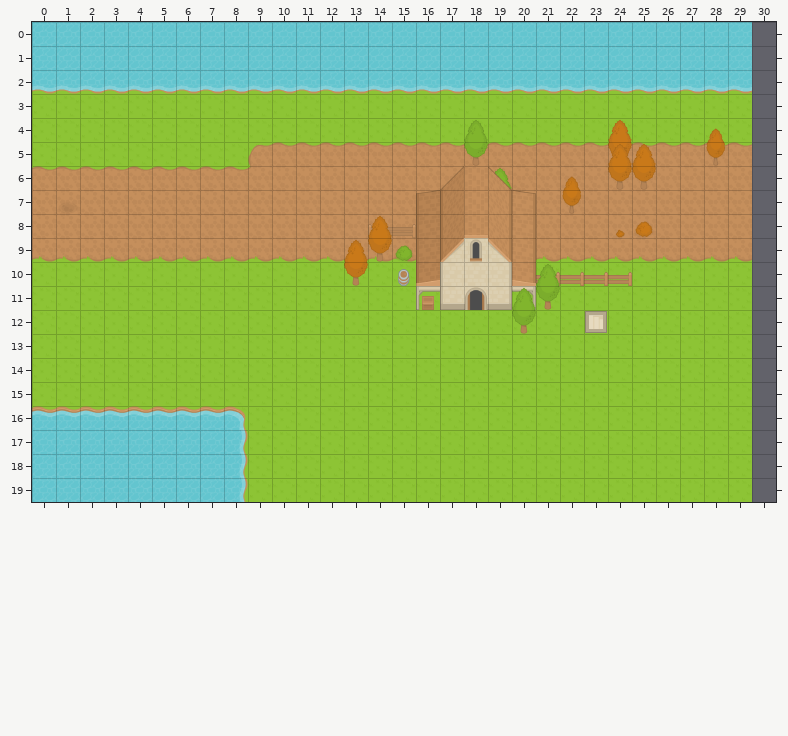
Tiled map -- assets/maps/city.tmx. Above: the version before the commit.
Cells are 64x64 px. Shown: x 0..30, y 0..19.
After:
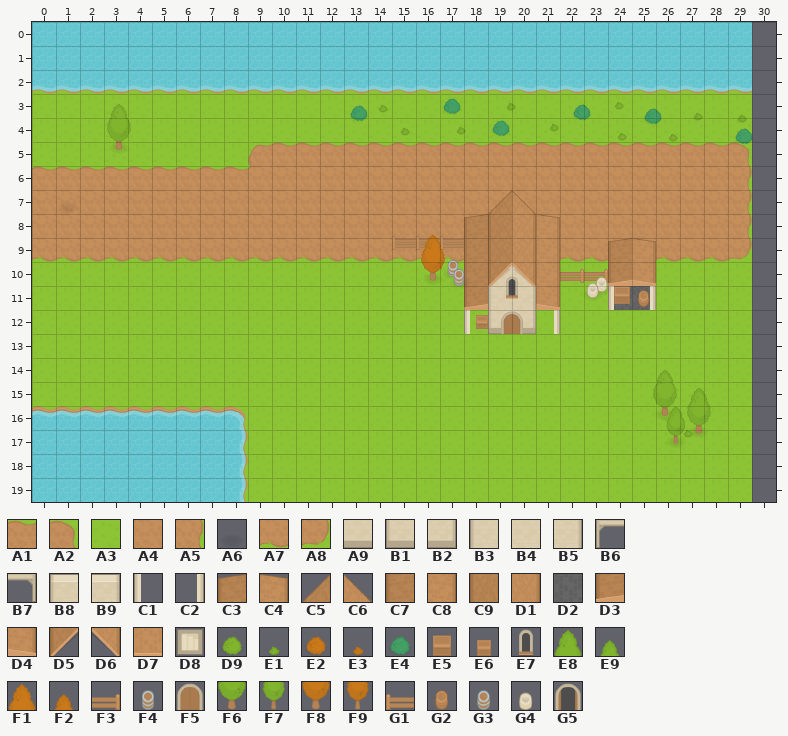
Key: from "rpg": A1 6, A2 7, A3 21, A4 26, A5 27, A6 35, A7 46, A8 47, A9 60, B1 61, B2 63, B3 64, B4 65, B5 66, B6 67, B7 68, B8 84, B9 86, C1 107, C2 108, C3 120, C4 121, C5 122, C6 123, C7 140, C8 141, C9 142, D1 143, D2 154, D3 160, D4 161, D5 162, D6 163, D7 165, D8 168, D9 180, E1 181, E2 182, E3 183, E4 184, E5 188, E6 189, E7 190, E8 200, E9 201, F1 202, F2 203, F3 207, F4 209, F5 214, F6 220, F7 221, F8 222, F9 223, G1 227, G2 228, G3 229, G4 248, G5 254.
__ is an empty cell.
Objects are placed by their top-left corner, in cells (3,4 is the top-left corner of cell 3,4); size is 1x1 cell unless given.
Tiles replaced or removed in this view: A1, A3, A4, A7, A9, B1, B2, B3, B4, B5, B6, B7, C3, C4, C5, C6, C7, C9, D1, D3, D4, D5, D6, D7, D8, D9, E2, E3, E6, E7, E8, F1, F2, F3, F6, F8, F9, G1, G3, G5.
Tiles of an added or newly shown layer are drawn over the layers below it.
Commit message: Added Shadows under Trees
The exact change:
Changed rows in their new state; .. is an unchanged cell.
Layer "background" (removed):
first column x 13:
 4 .. .. .. .. .. __ .. .. .. .. .. __ .. .. .. __ ..
 5 .. .. .. .. .. __ .. .. .. .. .. __ __ .. .. __ __
 6 .. .. .. .. __ .. __ .. .. __ .. __ __ .. .. .. __
 7 .. .. .. __ .. .. .. __ .. __ .. .. .. .. .. .. __
 8 .. __ __ .. .. .. .. .. __ .. .. __ __ .. .. .. __
 9 __ __ __ .. .. .. .. .. __ .. .. __ __ .. .. .. __
10 __ .. __ .. .. .. .. .. __ __ __ __ __ .. .. .. ..
11 .. .. .. __ .. .. .. __ __ .. .. __ __ .. .. .. ..
12 .. .. .. .. .. __ __ __ __ .. __ .. .. .. .. .. ..
Layer "underPhysical" (removed):
first column x 14:
 5 .. .. .. .. __ .. .. .. .. .. __
 8 __ .. .. .. .. .. .. .. .. .. ..
10 .. __ .. .. .. .. .. __ .. .. ..
11 .. .. __ .. .. .. __ .. .. .. ..
12 .. .. .. .. .. .. .. .. .. __ ..
Layer "physical" (removed):
first column x 13:
 4 .. .. .. .. .. __ .. .. .. .. .. __ .. .. .. __
 5 .. .. .. .. .. .. .. .. .. .. .. __ __ .. .. __
 6 .. .. .. .. .. .. __ .. .. __ .. __ __ .. .. ..
 7 .. .. .. .. .. .. .. .. .. __ .. .. .. .. .. ..
 8 .. __ __ .. .. .. .. .. .. .. .. __ __ .. .. ..
 9 __ __ __ .. __ __ __ .. .. .. .. .. .. .. .. ..
10 __ .. .. .. __ __ __ .. __ __ __ __ .. .. .. ..
11 .. .. .. __ __ __ __ __ __ .. .. .. .. .. .. ..
12 .. .. .. .. .. .. .. __ .. .. .. .. .. .. .. ..
Layer "top" (removed):
first column x 16:
 6 .. __ .. __ ..
 7 __ __ .. __ __
 8 __ __ __ __ ..
 9 __ __ __ __ ..
10 __ .. .. .. __
11 .. .. __ .. ..
Layer "base" (added):
first column x 13:
 4 .. .. .. .. .. A3 .. .. .. .. .. A3 .. .. .. A3 ..
 5 .. .. .. .. .. A1 .. .. .. .. .. A1 A1 .. .. A1 A2
 6 .. .. .. .. A4 .. A4 .. .. A4 .. A4 A4 .. .. .. A5
 7 .. .. .. A4 A4 .. A4 A4 .. A4 .. .. .. .. .. .. A5
 8 .. A4 A4 A4 A4 A4 .. .. A4 .. .. A4 A4 .. .. .. A5
 9 A7 A7 A7 A7 A7 .. .. .. .. .. .. A7 A7 .. .. .. A8
10 A3 .. A3 A3 A3 .. .. .. .. A3 A3 .. .. .. .. .. ..
11 .. .. .. A3 A3 .. .. .. .. .. .. D2 D2 .. .. .. ..
12 .. .. .. .. .. A3 .. .. A3 .. A3 .. .. .. .. .. ..
Layer "buildings" (added):
first column x 18:
10 .. B8 B9 .. .. .. .. ..
11 .. B3 B5 .. .. .. C1 C2
12 C1 B1 B2 C2 .. .. .. ..
Layer "roof" (added):
first column x 18:
 7 .. C5 C6 .. .. .. .. ..
 8 C3 C9 .. C4 .. .. .. ..
 9 C7 C9 .. C8 .. .. C3 C4
10 C7 D5 D6 C8 .. .. D3 D4
11 D3 .. .. D4 .. .. .. ..
Layer "shadows" (added):
added: A6 at 3.1,4.5
added: A6 at 17,9.8
added: A6 at 16.2,10
added: A6 at 17.3,10.1
added: A6 at 23.2,10.4
added: A6 at 22.9,10.6
added: A6 at 25.9,15.6
added: A6 at 27.3,16.3
added: A6 at 26.3,16.8
Layer "objects":
added: E1 at 24,2.7
added: E1 at 19.5,2.7
added: E1 at 14.1,2.8
added: E4 at 17,2.9
added: E4 at 22.4,3.1
added: E1 at 27.2,3.1
added: E4 at 13.1,3.2
added: E1 at 29.1,3.2
added: E4 at 25.4,3.3
added: E8 at 3.1,3.3
added: E1 at 21.3,3.6
added: E1 at 17.4,3.7
added: E1 at 15,3.8
added: E4 at 19,3.8
added: E1 at 24.1,4
added: E1 at 26.2,4
added: E4 at 29.2,4.1
added: F6 at 3.1,4.3
added: G1 at 17,8.5
added: G1 at 16,8.5
added: G1 at 15,8.5
added: F1 at 16.2,8.8
added: F4 at 17,9.6
added: F8 at 16.2,9.8
added: F3 at 22,9.9
added: F3 at 23,9.9
added: F4 at 17.3,10
added: G4 at 23.2,10.2
added: G4 at 22.9,10.5
added: E7 at 19.5,10.5
added: E5 at 24.1,10.7
added: G2 at 25,10.9
added: E6 at 18.2,11.8
added: F5 at 19.5,12
added: E8 at 25.9,14.4
added: E8 at 27.3,15.2
added: F6 at 25.9,15.4
added: E9 at 26.3,15.6
added: F6 at 27.3,16.2
added: E1 at 26.8,16.3
added: F7 at 26.3,16.6
Changed places in both pictures, as pixel boxes (x1, y1, x2, y2):
changed: (344, 98, 753, 334)
added: (107, 104, 131, 153)
added: (653, 370, 711, 447)
